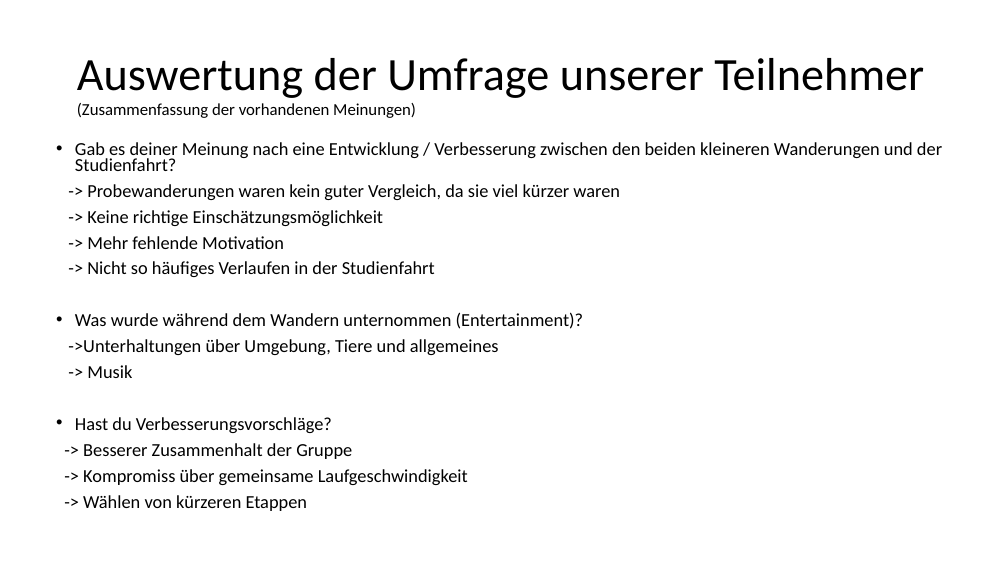
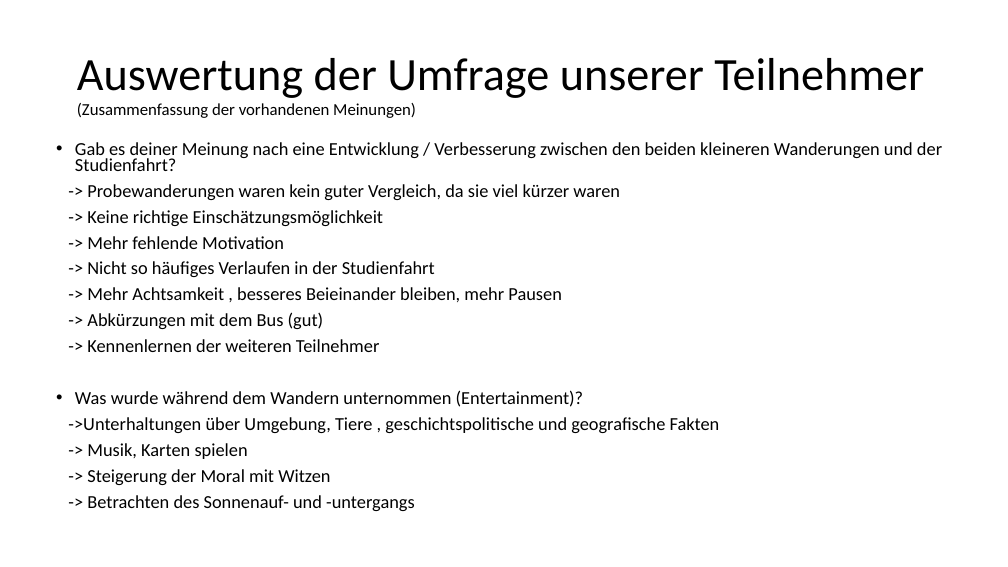
Before and after one commit to dawgermany/Praesentation-Alpen, a slide deck: slide 6 of Präsentationen/Alpenwanderung als Motivationsstrategie.pptx (slide 5 before the commit). Drawn at 1008x567 pixels with LibreOffice and Linux fonts; fonts in the diff are those of the drawing. Boxes give left, top, right and bottom in pixels: in the first picture for what was removed or moved away, otherwise in the second. Text is boxed around its words. In the diff, an @@ line names an element or a change of style, - is before the commit and + after.

```diff
--- a/Präsentationen/Alpenwanderung als Motivationsstrategie.pptx
+++ b/Präsentationen/Alpenwanderung als Motivationsstrategie.pptx
@@ text at (87,287,562,352): paragraphs added @@
+-> Mehr Achtsamkeit , besseres Beieinander bleiben, mehr Pausen
+-> Abkürzungen mit dem Bus (gut)
+-> Kennenlernen der weiteren Teilnehmer
@@ text at (68,417,720,511): text changed @@
-->Unterhaltungen über Umgebung, Tiere und allgemeines
--> Musik
-• Hast du Verbesserungsvorschläge?
--> Besserer Zusammenhalt der Gruppe
--> Kompromiss über gemeinsame Laufgeschwindigkeit
--> Wählen von kürzeren Etappen
+->Unterhaltungen über Umgebung, Tiere , geschichtspolitische und geografische Fakten
+-> Musik, Karten spielen
+-> Steigerung der Moral mit Witzen
+-> Betrachten des Sonnenauf- und -untergangs
```
Also in this commit, not shown: 2 other slides changed, 1 slide added, 1 other file.
